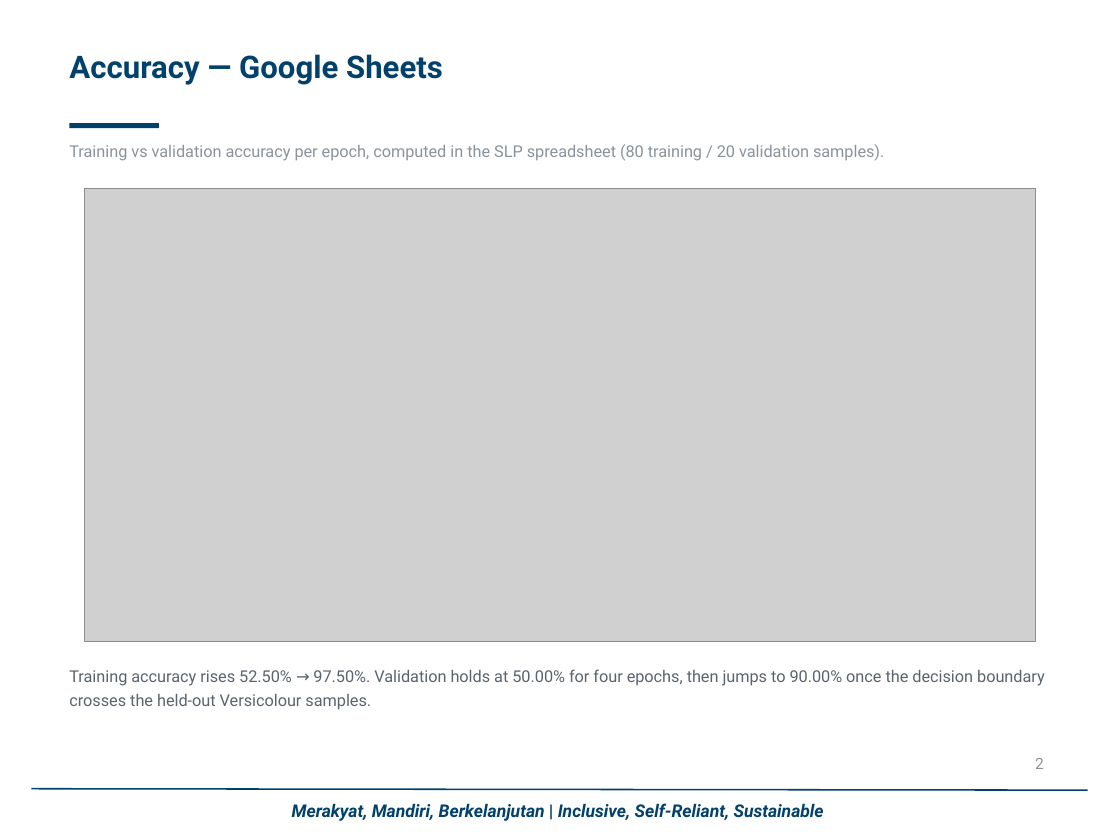
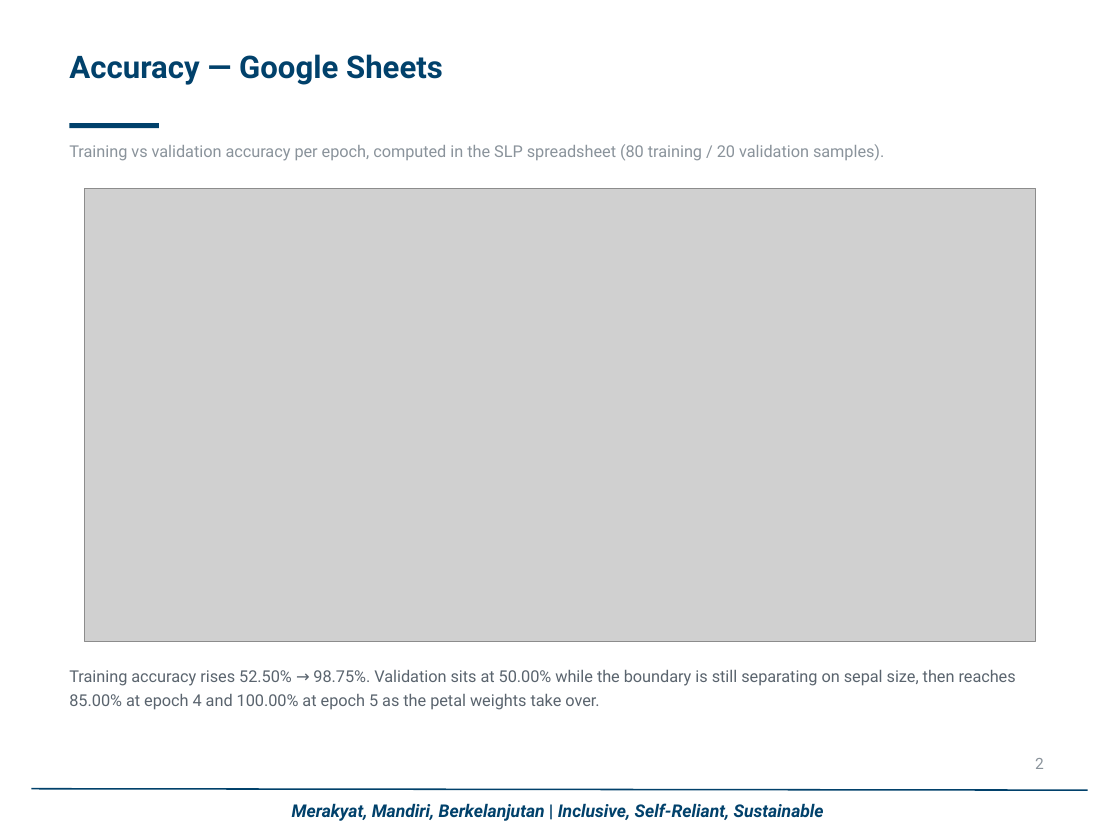
Before and after one commit to muhajav/SLP-Deep-Learning, a slide deck: slide 2 of Assignment 1 - SLP - Muhammad Javier.pptx. Drawn at 1120x840 pixels with LibreOffice and Linux fonts; fonts in the diff are those of the drawing; grey boxes stand for pictures; background and template pictures are left out. Boxes give left, top, right and bottom in pixels: in the first picture for what was removed or moved away, otherwise in the second. Text is boxed around its words. In the diff, an @@ line names an element or a change of style, - is before the commit and + after.

```diff
--- a/Assignment 1 - SLP - Muhammad Javier.pptx
+++ b/Assignment 1 - SLP - Muhammad Javier.pptx
@@ text at <box>69,670,1016,710</box>: text changed @@
-Training accuracy rises 52.50% → 97.50%. Validation holds at 50.00% for four epochs, then jumps to 90.00% once the decision boundary crosses the held-out Versicolour samples.
+Training accuracy rises 52.50% → 98.75%. Validation sits at 50.00% while the boundary is still separating on sepal size, then reaches 85.00% at epoch 4 and 100.00% at epoch 5 as the petal weights take over.
```
Also in this commit, not shown: 3 other slides changed, 6 other files.
